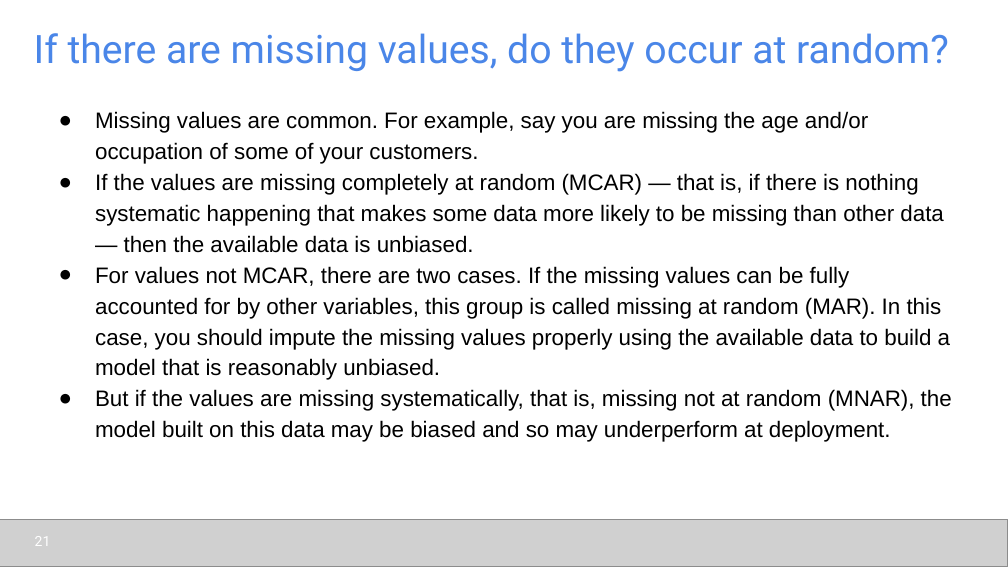
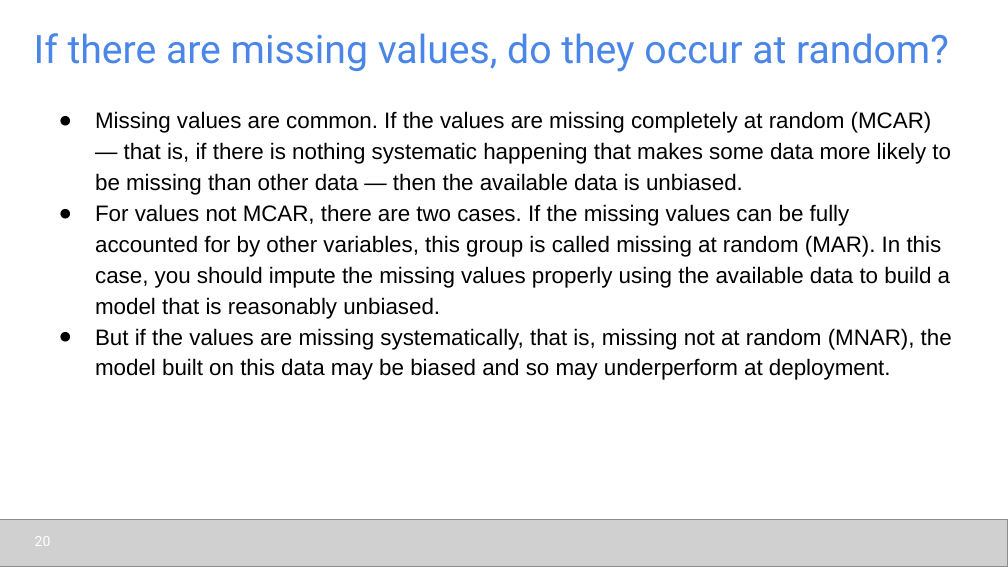
Before and after one commit to udel-cbcb/al_ml_workshop, a slide deck: slide 20 of Day_2/Lectures/Day_2_Lecture_2_Data_Readiness_for_AI_ML_CheckList.pptx (slide 21 before the commit). Drawn at 1008x567 pixels with LibreOffice and Linux fonts; fonts in the diff are those of the drawing; grey boxes stand for pictures. Boxes give left, top, right and bottom in pixels: in the first picture for what was removed or moved away, otherwise in the second. Text is boxed around its words. In the diff, an @@ line names an element or a change of style, - is before the commit and + after.

```diff
--- a/Day_2/Lectures/Day_2_Lecture_2_Data_Readiness_for_AI_ML_CheckList.pptx
+++ b/Day_2/Lectures/Day_2_Lecture_2_Data_Readiness_for_AI_ML_CheckList.pptx
@@ text at bbox=[95, 111, 951, 195]: text changed @@
-● Missing values are common. For example, say you are missing the age and/or occupation of some of your customers.
-● If the values are missing completely at random (MCAR) — that is, if there is nothing systematic happening that makes some data more likely to be missing than other data — then the available data is unbiased.
+● Missing values are common. If the values are missing completely at random (MCAR) — that is, if there is nothing systematic happening that makes some data more likely to be missing than other data — then the available data is unbiased.
@@ page number at bbox=[35, 536, 51, 546]: text changed @@
-21
+20
```
Also in this commit, not shown: 13 other slides changed, 2 slides removed, 9 other files.
